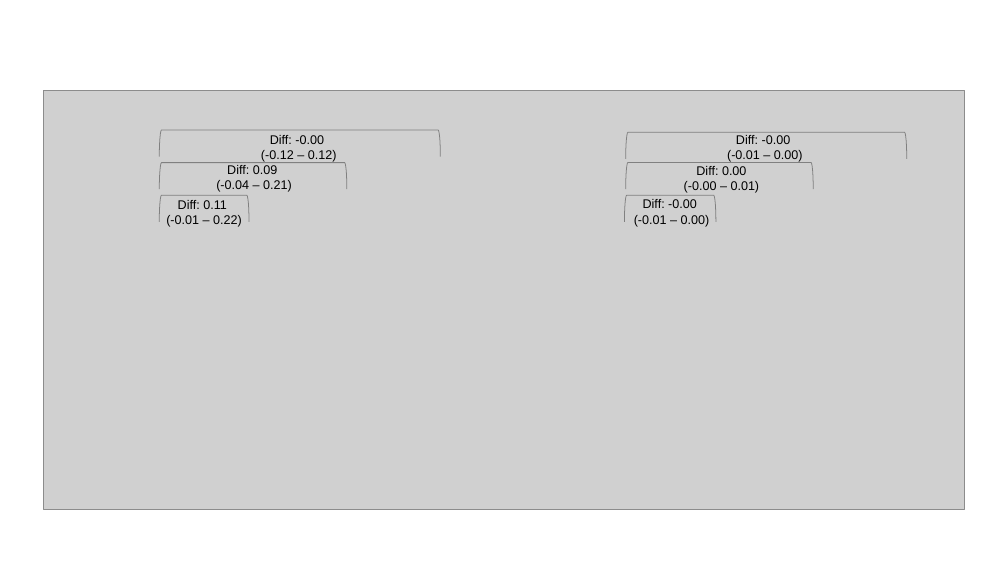
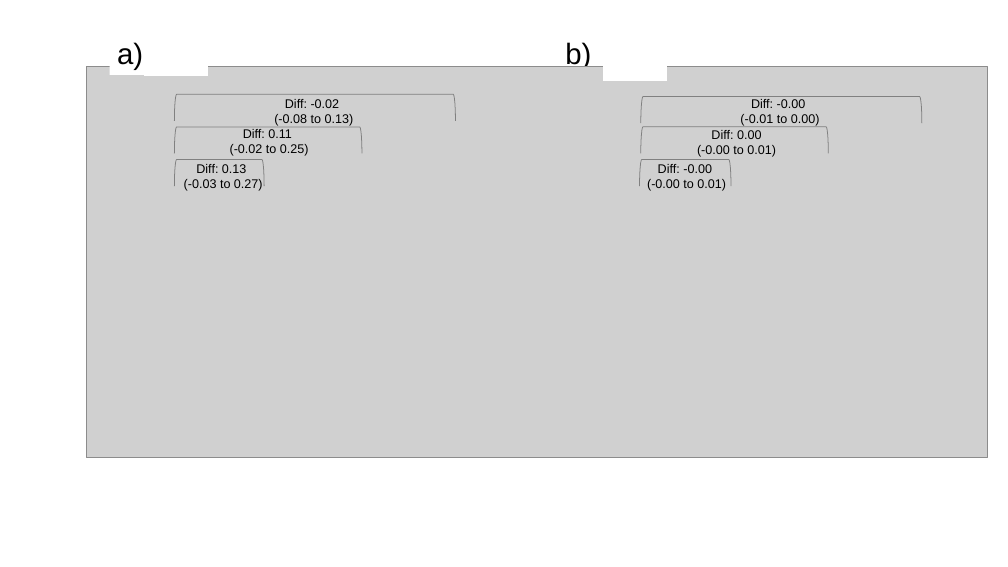
Before and after one commit to EliseGallois/Above_v_Below_Phenology, a slide deck: slide 1 of figures/fig4.pptx. Drawn at 1008x567 pixels with LibreOffice and Linux fonts; fonts in the diff are those of the drawing; grey boxes stand for pictures. Boxes give left, top, right and bottom in pixels: in the first picture for what was removed or moved away, otherwise in the second. Text is boxed around its words. In the diff, an @@ line names an element or a change of style, - is before the commit and + after.

```diff
--- a/figures/fig4.pptx
+++ b/figures/fig4.pptx
@@ text added at bbox=[117, 42, 143, 70], 28 pt, text #000000 @@
+a)
@@ rectangle added at bbox=[144, 42, 207, 75], fill #FFFFFF, outline #FFFFFF 1.5 pt @@
@@ text added at bbox=[565, 42, 591, 70], 28 pt, text #000000 @@
+b)
@@ rectangle added at bbox=[604, 47, 667, 80], fill #FFFFFF, outline #FFFFFF 1.5 pt @@
@@ picture: place and size @@
-picture at bbox=[43, 90, 965, 509]
+picture at bbox=[86, 67, 988, 458]
@@ 6 left brackets, 1 text: place and size @@
-6 left brackets, 1 text at bbox=[159, 130, 907, 222]
+6 left brackets, 1 text at bbox=[174, 94, 922, 186]
@@ text added at bbox=[274, 99, 354, 126], 12 pt, text #000000 @@
+Diff: -0.02
+(-0.08 to 0.13)
@@ text at bbox=[740, 114, 820, 126]: text changed @@
-(-0.01 – 0.00)
+(-0.01 to 0.00)
@@ text at bbox=[230, 129, 309, 156]: text changed @@
-Diff: -0.00
-(-0.12 – 0.12)
+Diff: 0.11
+(-0.02 to 0.25)
@@ text at bbox=[697, 130, 776, 157]: text changed @@
-Diff: -0.00
-(-0.01 – 0.00)
+Diff: 0.00
+(-0.00 to 0.01)
@@ text at bbox=[184, 164, 263, 191]: text changed @@
-Diff: 0.09
-(-0.04 – 0.21)
+Diff: 0.13
+(-0.03 to 0.27)
@@ text at bbox=[647, 164, 726, 191]: text changed @@
-Diff: 0.00
-(-0.00 – 0.01)
+Diff: -0.00
+(-0.00 to 0.01)
@@ text removed at bbox=[166, 200, 242, 227] @@
-Diff: 0.11
-(-0.01 – 0.22)
```
Also in this commit, not shown: 6 other files.
